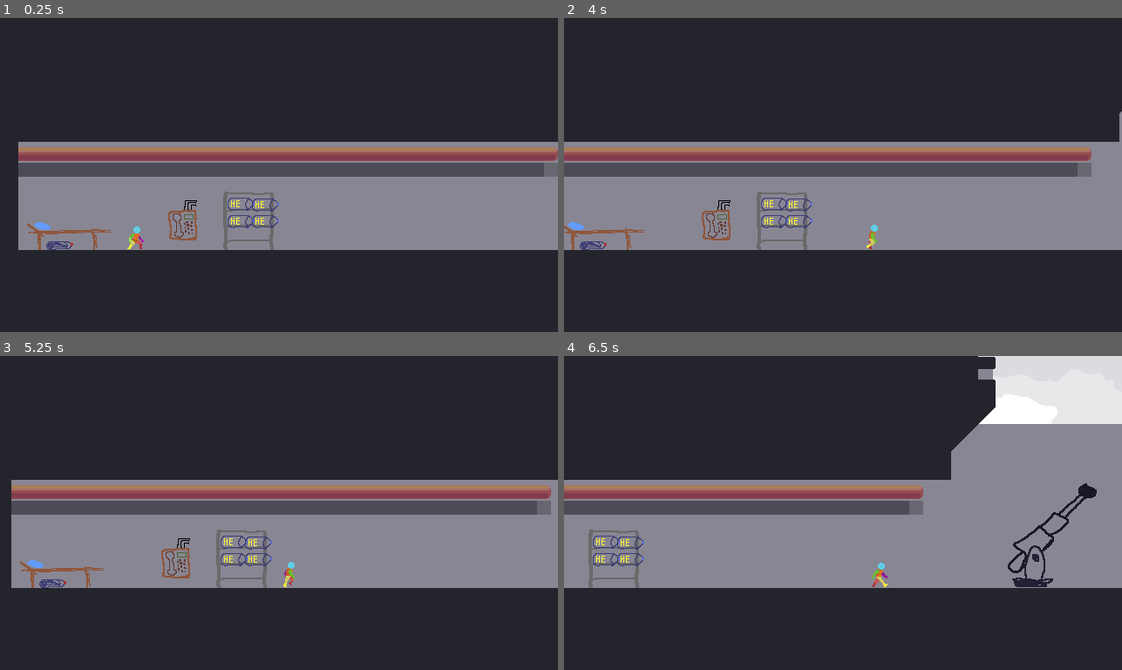
Above: before the commit, frames 1-4 (two rows, left to right).
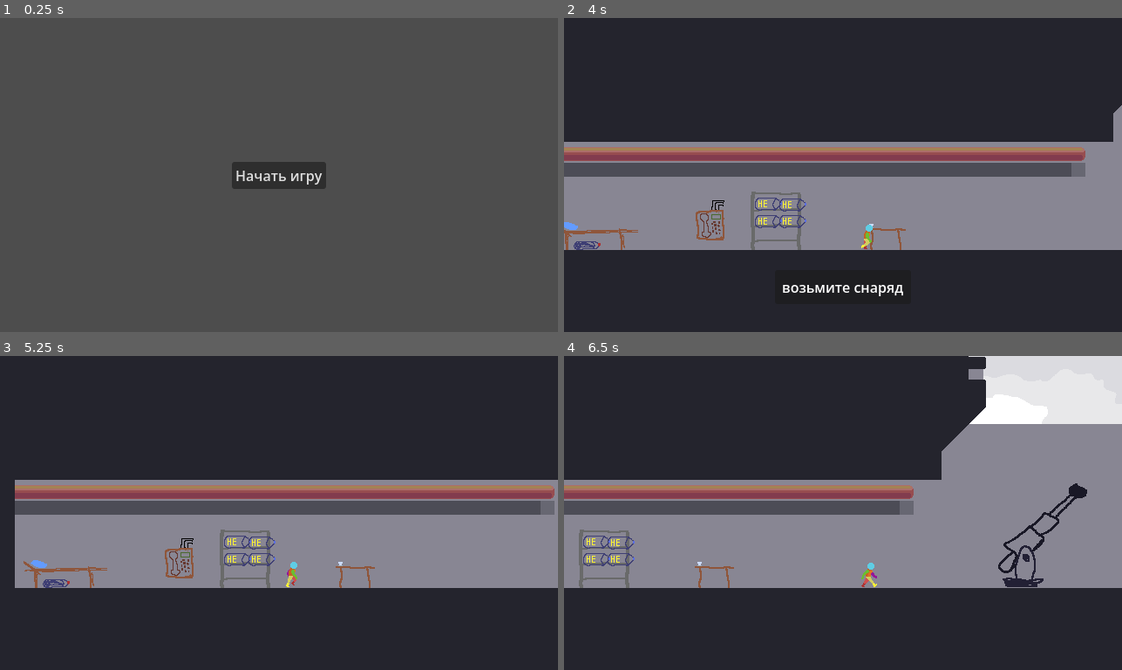
Above: after the commit, the same moments.

Repository: Rootslove/sib-jam-2026
Game: Godot game, scene res://levels/MainMenu.tscn
Same seed, same stepped clock (60 frames per second), same inputs: the game is played once before the commit and once after it. Before the commit the project starts from res://levels/Main.tscn.
Inputs (mouse positions are in pixels of both pictures, inside the frame that each line leads up to):
- Up to frame 1 (0.25 s): no input
- Up to frame 2 (4 s): click (843, 175) at 0.5 s, where only the run after the commit has a clickable "Начать игру"; move the mouse to (965, 159) at 1.27 s; hold Right (ui_right) 1.28-2 s; click (965, 159) at 1.42 s; click "E - взять снаряд" at 2 s; click "E - вернуть снаряд" at 2.75 s; tap Enter at 3.5 s; move the mouse to (731, 190) at 3.52 s; hold Right (ui_right) from 3.53 s (still down); click (731, 190) at 3.67 s
- Up to frame 3 (5.25 s): move the mouse to (334, 443) at 4.27 s; release Right (ui_right) at 4.28 s; hold Left (ui_left) 4.28-5.03 s; click (334, 443) at 4.42 s; move the mouse to (251, 575) at 5.02 s; hold Right (ui_right) from 5.03 s (still down); click (251, 575) at 5.17 s
- Up to frame 4 (6.5 s): keep holding Right (ui_right); move the mouse to (1010, 560) at 5.77 s; click (1010, 560) at 5.92 s

The runs differ from the first frame. In frame 1, 97% of the frame differs, in the area x 0-100%, y 0-100%; in frame 2, 2.2%; in frame 3, 1.8%; in frame 4, 3.1%.

Commit message:
cooking added

Diff:
--- a/globals/scene_loader.gd
+++ b/globals/scene_loader.gd
@@ -6,6 +6,9 @@
 var loaded_scene : PackedScene
 var scene_path : String
 var status : Array[bool]
+
+var scene_cache : Dictionary[String, Node]
+var current_scene : Node
 
 func _ready() -> void:
 	set_process(false)
@@ -17,12 +20,15 @@
 			set_process(false)
 		ResourceLoader.THREAD_LOAD_LOADED:
 			loaded_scene = ResourceLoader.load_threaded_get(scene_path)
-			get_tree().change_scene_to_packed(loaded_scene)
+			swap_scene_nodes(loaded_scene.instantiate())
 			load_finished.emit()
+			set_process(false)
+			scene_cache.set(scene_path, current_scene)
+			print("scene cached : " + scene_path + "    |   " + str(current_scene))
 
 func load_scene(_scene_path : String) -> void :
 	scene_path = _scene_path
-
+	print("loading scene: " + scene_path)
 	var load_screen : LoadingScreen = loading_screen.instantiate()
 	add_child(load_screen)
 	load_finished.connect(load_screen.on_load_finished)
@@ -31,6 +37,19 @@
 	start_load()
 
 func start_load() -> void:
+	if scene_cache.has(scene_path) :
+		print(scene_path + "  Restored from cache")
+		swap_scene_nodes(scene_cache[scene_path])
+		load_finished.emit()
+		current_scene._ready()
+		return
+
 	var state : int = ResourceLoader.load_threaded_request(scene_path, "", false)
 	if state == OK:
 		set_process(true)
+
+func swap_scene_nodes(new_scene : Node) -> void:
+	get_tree().root.add_child(new_scene)
+	if current_scene :
+		get_tree().root.remove_child(current_scene)
+	current_scene = new_scene
--- a/levels/Main.tscn
+++ b/levels/Main.tscn
@@ -15,6 +15,7 @@
 [ext_resource type="Script" uid="uid://cf8wu1u008fwv" path="res://scripts/hm_camera.gd" id="12_owvkk"]
 [ext_resource type="Resource" uid="uid://dokkpgphpawdn" path="res://levels/day_1/radio_day_1.tres" id="12_ujns5"]
 [ext_resource type="PackedScene" uid="uid://dlkmg8nfuoqta" path="res://scenes/objects/Radio/Radio.tscn" id="13_rak1d"]
+[ext_resource type="PackedScene" uid="uid://jef01uyf7dly" path="res://scenes/objects/cooking_table/TableObj.tscn" id="13_ujns5"]
 
 [sub_resource type="RectangleShape2D" id="RectangleShape2D_s5j47"]
 size = Vector2(918, 20)
@@ -86,6 +87,9 @@
 collision_layer = 0
 dialog = Array[ExtResource("11_n3j8x")]([ExtResource("12_ujns5")])
 
+[node name="TableObj" parent="Objects" unique_id=553220251 instance=ExtResource("13_ujns5")]
+position = Vector2(392, 244)
+
 [node name="Hud" parent="." unique_id=1192146616 node_paths=PackedStringArray("player") instance=ExtResource("2_h11cf")]
 player = NodePath("../PlayerCharacter")
 
--- /dev/null
+++ b/levels/MainMenu.tscn
@@ -0,0 +1,28 @@
+[gd_scene format=3 uid="uid://bdnn4des4fa0i"]
+
+[ext_resource type="Script" uid="uid://6oxw7bl3b0e0" path="res://levels/main_menu.gd" id="1_oiv87"]
+
+[node name="MainMenu" type="Control" unique_id=555658686]
+layout_mode = 3
+anchors_preset = 15
+anchor_right = 1.0
+anchor_bottom = 1.0
+grow_horizontal = 2
+grow_vertical = 2
+script = ExtResource("1_oiv87")
+
+[node name="PlayButton" type="Button" parent="." unique_id=1543737867]
+unique_name_in_owner = true
+layout_mode = 1
+anchors_preset = 8
+anchor_left = 0.5
+anchor_top = 0.5
+anchor_right = 0.5
+anchor_bottom = 0.5
+offset_left = -54.0
+offset_top = -15.5
+offset_right = 54.0
+offset_bottom = 15.5
+grow_horizontal = 2
+grow_vertical = 2
+text = "Начать игру"
--- /dev/null
+++ b/levels/cooking/CookingTable.tscn
@@ -0,0 +1,70 @@
+[gd_scene format=3 uid="uid://nww3ntnaeqw2"]
+
+[ext_resource type="PackedScene" uid="uid://cphvmyxprx75f" path="res://scenes/objects/salter/Salter.tscn" id="1_cojxw"]
+[ext_resource type="Script" uid="uid://doe0jq3w8814c" path="res://levels/cooking/cooking_table.gd" id="1_m4ugx"]
+[ext_resource type="PackedScene" uid="uid://btik5ldm7lqh6" path="res://scenes/objects/salter/SaltPiece.tscn" id="2_ks5bk"]
+
+[sub_resource type="RectangleShape2D" id="RectangleShape2D_cojxw"]
+size = Vector2(918, 20)
+
+[sub_resource type="RectangleShape2D" id="RectangleShape2D_ks5bk"]
+size = Vector2(50, 472)
+
+[sub_resource type="InputEventKey" id="InputEventKey_m4ugx"]
+device = -1
+keycode = 4194305
+
+[sub_resource type="Shortcut" id="Shortcut_kbru1"]
+events = [SubResource("InputEventKey_m4ugx")]
+
+[node name="CookingTable" type="Node2D" unique_id=570553603 node_paths=PackedStringArray("salter", "shell", "shell_anchor")]
+script = ExtResource("1_m4ugx")
+salter = NodePath("Salter")
+shell = NodePath("")
+shell_anchor = NodePath("SalterAnchor")
+
+[node name="StaticBody2D" type="StaticBody2D" parent="." unique_id=1909229277]
+position = Vector2(328, 409)
+collision_mask = 0
+
+[node name="CollisionShape2D" type="CollisionShape2D" parent="StaticBody2D" unique_id=118398318]
+shape = SubResource("RectangleShape2D_cojxw")
+
+[node name="StaticBody2D4" type="StaticBody2D" parent="." unique_id=1247066368]
+position = Vector2(344, -50)
+collision_mask = 0
+
+[node name="CollisionShape2D" type="CollisionShape2D" parent="StaticBody2D4" unique_id=1906959355]
+shape = SubResource("RectangleShape2D_cojxw")
+
+[node name="StaticBody2D2" type="StaticBody2D" parent="." unique_id=926182746]
+position = Vector2(-73, 288)
+collision_mask = 0
+
+[node name="CollisionShape2D" type="CollisionShape2D" parent="StaticBody2D2" unique_id=1877685531]
+position = Vector2(0, -116)
+shape = SubResource("RectangleShape2D_ks5bk")
+
+[node name="StaticBody2D3" type="StaticBody2D" parent="." unique_id=2015141190]
+position = Vector2(742, 5)
+collision_mask = 0
+
+[node name="CollisionShape2D" type="CollisionShape2D" parent="StaticBody2D3" unique_id=987404098]
+position = Vector2(-19, 167)
+shape = SubResource("RectangleShape2D_ks5bk")
+
+[node name="Salter" parent="." unique_id=624381517 node_paths=PackedStringArray("anchor") instance=ExtResource("1_cojxw")]
+position = Vector2(132, 241)
+salt = ExtResource("2_ks5bk")
+anchor = NodePath("../SalterAnchor")
+
+[node name="SalterAnchor" type="Marker2D" parent="." unique_id=521206149]
+position = Vector2(230, 247)
+
+[node name="ExitButton" type="Button" parent="." unique_id=1658832286]
+unique_name_in_owner = true
+offset_left = 347.0
+offset_top = -144.0
+offset_right = 355.0
+offset_bottom = -136.0
+shortcut = SubResource("Shortcut_kbru1")
--- /dev/null
+++ b/levels/cooking/cooking_table.gd
@@ -0,0 +1,22 @@
+extends Node2D
+class_name CookingTable
+
+@export var salter : Salter
+
+@export var shell : Item
+@export var shell_anchor : Node2D
+
+func _ready() -> void:
+	print("reparenting " + str(GManager.player.carried_item))
+	GManager.player.carried_item.reparent(shell_anchor, false)
+	shell = GManager.player.carried_item
+	%ExitButton.pressed.connect(exit)
+	shell.scale = Vector2(7, 7)
+
+func _exit_tree() -> void:
+	shell.scale = Vector2(1, 1)
+	shell.reparent(GManager.player.item_marker, false)
+	shell = null
+
+func exit() -> void:
+	SceneLoader.load_scene("res://levels/Main.tscn")
--- /dev/null
+++ b/levels/main_menu.gd
@@ -0,0 +1,9 @@
+extends Control
+
+
+func _ready() -> void:
+	%PlayButton.pressed.connect(on_play_pressed)
+
+func on_play_pressed() -> void :
+	SceneLoader.current_scene = self
+	SceneLoader.load_scene("res://levels/Main.tscn")
--- a/levels/main_scene.gd
+++ b/levels/main_scene.gd
@@ -1,9 +1,14 @@
 extends Node2D
 
 @export var he_shell : PackedScene
+var is_ready : bool = false
+
 func _ready() -> void:
-	print("main scene loaded")
+	if is_ready :
+		return
+
 	%Shelve.add_shell(he_shell.instantiate())
 	%Shelve.add_shell(he_shell.instantiate())
 	%Shelve.add_shell(he_shell.instantiate())
 	%Shelve.add_shell(he_shell.instantiate())
+	is_ready = true
--- a/project.godot
+++ b/project.godot
@@ -11,7 +11,7 @@
 [application]
 
 config/name="SibJam2026"
-run/main_scene="uid://blf3tcwbrf015"
+run/main_scene="uid://bdnn4des4fa0i"
 config/features=PackedStringArray("4.6", "GL Compatibility")
 config/icon="res://icon.svg"
 
@@ -50,6 +50,8 @@
 
 2d_physics/layer_1="Terrain"
 2d_physics/layer_2="Player"
+2d_physics/layer_3="Spice"
+2d_physics/layer_4="SpiceArea"
 
 [physics]
 
--- /dev/null
+++ b/scenes/objects/cooking_table/TableObj.tscn
@@ -0,0 +1,20 @@
+[gd_scene format=3 uid="uid://jef01uyf7dly"]
+
+[ext_resource type="Script" uid="uid://b73lm82wcktt1" path="res://scenes/objects/cooking_table/table_obj.gd" id="1_w85wc"]
+[ext_resource type="Texture2D" uid="uid://daam5rn1788i0" path="res://assets/sprites/PC/cooking_table_obj.png" id="2_joy81"]
+
+[sub_resource type="RectangleShape2D" id="RectangleShape2D_hlgu7"]
+size = Vector2(56, 31)
+
+[node name="TableObj" type="Area2D" unique_id=553220251]
+collision_layer = 0
+collision_mask = 2
+script = ExtResource("1_w85wc")
+metadata/_custom_type_script = "uid://b73lm82wcktt1"
+
+[node name="Sprite2D" type="Sprite2D" parent="." unique_id=1917437043]
+texture = ExtResource("2_joy81")
+
+[node name="CollisionShape2D" type="CollisionShape2D" parent="." unique_id=2018047070]
+position = Vector2(-1, 5.5)
+shape = SubResource("RectangleShape2D_hlgu7")
--- /dev/null
+++ b/scenes/objects/cooking_table/table_obj.gd
@@ -0,0 +1,16 @@
+extends IteractionObject
+class_name TableObj
+
+@export var nothing_to_coock_str : String = "возьмите снаряд"
+@export var start_cooking_str : String = "Е - начать готовить"
+
+
+func notify_player_enter(body : Node2D) -> void:
+	super(body)
+	if player.carried_item != null :
+		player.hud.show_action(start_cooking_str)
+	else :
+		player.hud.show_hint(nothing_to_coock_str)
+
+func on_button_pressed() -> void:
+	SceneLoader.load_scene("res://levels/cooking/CookingTable.tscn")
--- a/scenes/objects/gun/Gun.tscn
+++ b/scenes/objects/gun/Gun.tscn
@@ -16,5 +16,4 @@
 texture = ExtResource("2_55daq")
 
 [node name="CollisionShape2D" type="CollisionShape2D" parent="." unique_id=822503495]
-position = Vector2(-2.5, 3.5)
 shape = SubResource("RectangleShape2D_o6rjq")
--- /dev/null
+++ b/scenes/objects/salter/SaltPiece.tscn
@@ -0,0 +1,18 @@
+[gd_scene format=3 uid="uid://btik5ldm7lqh6"]
+
+[ext_resource type="Texture2D" uid="uid://cmdku8eq2uni4" path="res://assets/sprites/PC/Salt-0003.png" id="1_8uctk"]
+[ext_resource type="Script" uid="uid://dl4p3ohmr56sc" path="res://scenes/objects/salter/spice.gd" id="1_brwa2"]
+
+[sub_resource type="CircleShape2D" id="CircleShape2D_brwa2"]
+radius = 1.0
+
+[node name="SaltPiece" type="Area2D" unique_id=44295824]
+collision_layer = 0
+collision_mask = 8
+script = ExtResource("1_brwa2")
+
+[node name="Sprite2D" type="Sprite2D" parent="." unique_id=2135778942]
+texture = ExtResource("1_8uctk")
+
+[node name="CollisionShape2D" type="CollisionShape2D" parent="." unique_id=381256093]
+shape = SubResource("CircleShape2D_brwa2")
--- /dev/null
+++ b/scenes/objects/salter/Salter.tscn
@@ -0,0 +1,23 @@
+[gd_scene format=3 uid="uid://cphvmyxprx75f"]
+
+[ext_resource type="Script" uid="uid://qemgpe8vcxsv" path="res://scenes/objects/salter/salter.gd" id="1_3oqb8"]
+[ext_resource type="Texture2D" uid="uid://b5k3hpeokhafb" path="res://assets/sprites/PC/Salter.png" id="2_6731o"]
+
+[sub_resource type="RectangleShape2D" id="RectangleShape2D_3oqb8"]
+size = Vector2(102, 132)
+
+[node name="Salter" type="CharacterBody2D" unique_id=624381517]
+script = ExtResource("1_3oqb8")
+metadata/_custom_type_script = "uid://qemgpe8vcxsv"
+
+[node name="Sprite2D" type="Sprite2D" parent="." unique_id=183158065]
+position = Vector2(3, 16)
+texture = ExtResource("2_6731o")
+
+[node name="CollisionShape2D" type="CollisionShape2D" parent="." unique_id=489106333]
+position = Vector2(-1, 19)
+shape = SubResource("RectangleShape2D_3oqb8")
+
+[node name="SpawnPoint" type="Marker2D" parent="." unique_id=607102942]
+unique_name_in_owner = true
+position = Vector2(-2, 69)
--- /dev/null
+++ b/scenes/objects/salter/salter.gd
@@ -0,0 +1,31 @@
+extends CharacterBody2D
+class_name Salter
+
+@export var salt : PackedScene
+@export var anchor : Node2D
+@export var salting_intensity : float = 3
+@export var velocity_threshold : float = 900
+
+var is_carried : bool = false
+var last_big_y_velocity_sign : bool = false
+
+func _ready() -> void:
+	input_pickable = true
+
+func _input_event(viewport: Viewport, event: InputEvent, shape_idx: int):
+	if event is InputEventMouseButton and event.button_index == MOUSE_BUTTON_LEFT and event.pressed:
+		is_carried = true
+
+func _physics_process(delta: float) -> void:
+	if Input.is_mouse_button_pressed(MOUSE_BUTTON_LEFT) :
+		if is_carried :
+			velocity = (get_global_mouse_position() - global_position) * delta * 1600
+			move_and_slide()
+	else :
+		is_carried = false
+	if abs(velocity.y) > velocity_threshold :
+		if last_big_y_velocity_sign != (velocity.y > 0) :
+			last_big_y_velocity_sign = !last_big_y_velocity_sign
+			var new_salt : Spice = salt.instantiate()
+			get_parent().add_child(new_salt)
+			new_salt.global_position = %SpawnPoint.global_position
--- /dev/null
+++ b/scenes/objects/salter/spice.gd
@@ -0,0 +1,45 @@
+extends Area2D
+class_name Spice
+
+var termination_timer : Timer
+var freeze_timer : Timer
+
+@export var fall_velocity : float = 160
+var velocity : Vector2 = Vector2.DOWN
+var area : Area2D
+
+func _ready() -> void:
+	self.area_entered.connect(on_area_entered)
+	termination_timer = Timer.new()
+	termination_timer.one_shot = true
+	termination_timer.wait_time = 30
+	termination_timer.timeout.connect(queue_free)
+	add_child(termination_timer)
+
+	freeze_timer = Timer.new()
+	freeze_timer.one_shot = true
+	freeze_timer.wait_time = randf()*0.3
+	freeze_timer.timeout.connect(attach_to_area)
+	add_child(freeze_timer)
+
+	termination_timer.start()
+
+
+func on_area_entered(area2d: Area2D) -> void:
+	if area == area2d :
+		return
+	area = area2d
+	freeze_timer.start()
+	print(area)
+
+func _physics_process(delta: float) -> void:
+	velocity = Vector2.DOWN * delta * fall_velocity
+	global_position += velocity
+
+func attach_to_area() -> void:
+	termination_timer.stop()
+	if get_overlapping_areas().is_empty() :
+		return
+	reparent(area, true)
+	set_physics_process(false)
+	set_deferred("disabled", true)
--- a/scenes/objects/shelve&shells/Shell.tscn
+++ b/scenes/objects/shelve&shells/Shell.tscn
@@ -11,3 +11,11 @@
 [node name="Sprite2D" type="Sprite2D" parent="." unique_id=1504268974]
 position = Vector2(16, 16)
 texture = ExtResource("2_carb2")
+
+[node name="SpiceArea" type="Area2D" parent="." unique_id=1944649054]
+collision_layer = 8
+collision_mask = 4
+
+[node name="CollisionPolygon2D" type="CollisionPolygon2D" parent="SpiceArea" unique_id=1872485353]
+position = Vector2(1, 6)
+polygon = PackedVector2Array(0, 0, 4, -5, 24, -5, 31, 1, 24, 9, 6, 10, 0, 6)
--- a/scenes/player_character.gd
+++ b/scenes/player_character.gd
@@ -4,6 +4,8 @@
 @export var hud : Hud
 var current_iteraction : IteractionObject
 var carried_item : Item
+
+@onready var item_marker : Node2D = %ItemMarker
 
 @export var SPEED : float = 200.0
 const JUMP_VELOCITY = -400.0
--- a/scripts/hm_camera.gd
+++ b/scripts/hm_camera.gd
@@ -3,7 +3,7 @@
 
 @export var left_limit : int
 @export var right_limit : int
-@export var follow_speed : float =  5.0
+@export var follow_speed : float =  7.0
 
 @export var target : Node2D
 
@@ -14,6 +14,8 @@
 	var target_pos : Vector2 = global_position
 	target_pos.x = target.global_position.x
 	target_pos = target_pos.round()
+	if abs(target_pos.x - global_position.x) < 2 :
+		return
 	var weight : float = 1.0 - exp(-follow_speed * delta)
 	global_position = global_position.lerp(target_pos, weight)
 	global_position.x = clampf(global_position.x, left_limit, right_limit)
Binary file added: assets/sprites/PC/Salt-0003.png
Not shown, added: assets/sprites/PC/Salt-0003.png.import
Binary file added: assets/sprites/PC/Salter.png
Not shown, added: assets/sprites/PC/Salter.png.import
Binary file added: assets/sprites/PC/cooking_table_obj.png
Not shown, added: assets/sprites/PC/cooking_table_obj.png.import
Not shown, added: levels/cooking/cooking_table.gd.uid
Not shown, added: levels/main_menu.gd.uid
Not shown, added: scenes/objects/cooking_table/table_obj.gd.uid
Not shown, added: scenes/objects/salter/salter.gd.uid
Not shown, added: scenes/objects/salter/spice.gd.uid
